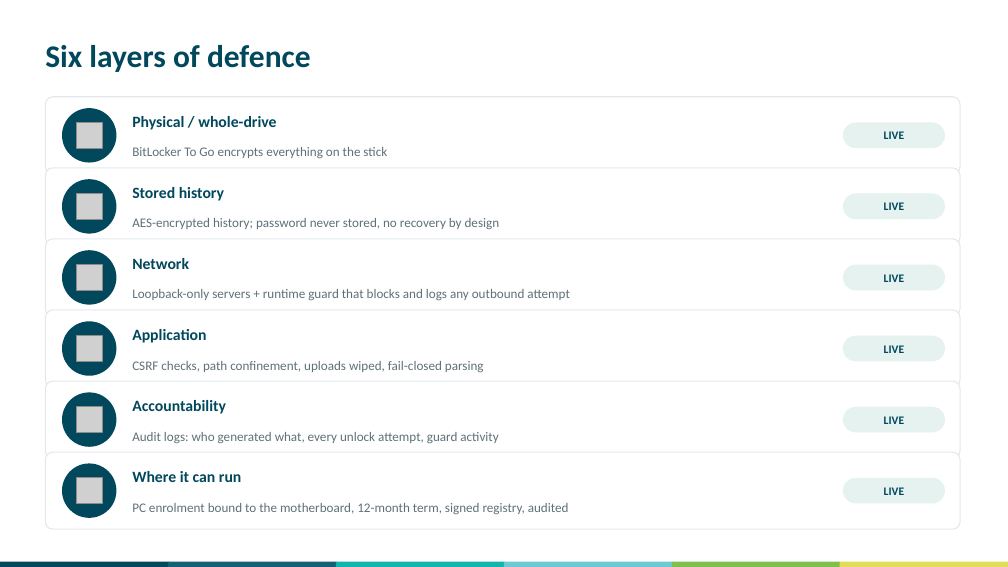
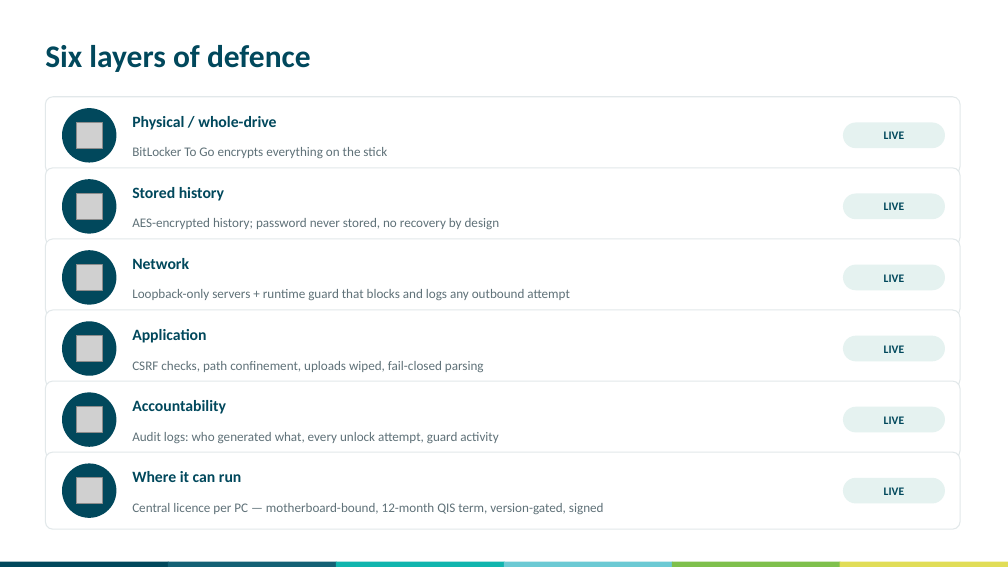
Before and after one commit to swornsealed/Report-app, a slide deck: slide 4 of PQ_Report_Generator_Security_Briefing.pptx. Drawn at 1008x567 pixels with LibreOffice and Linux fonts; fonts in the diff are those of the drawing; grey boxes stand for pictures. Boxes give left, top, right and bottom in pixels: in the first picture for what was removed or moved away, otherwise in the second. Text is boxed around its words. In the diff, an @@ line names an element or a change of style, - is before the commit and + after.

```diff
--- a/PQ_Report_Generator_Security_Briefing.pptx
+++ b/PQ_Report_Generator_Security_Briefing.pptx
@@ text at [132, 503, 604, 514]: text changed @@
-PC enrolment bound to the motherboard, 12-month term, signed registry, audited
+Central licence per PC — motherboard-bound, 12-month QIS term, version-gated, signed
```
Also in this commit, not shown: 3 other slides changed, 14 other files.
